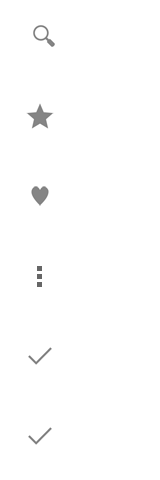
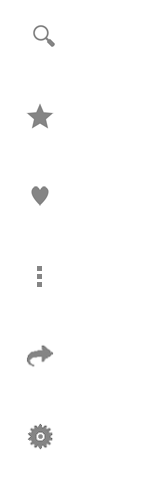
Comparing the layer stacks of the two w=160, h=480 images. Changes:
painted on "Zwischenablage#5" over [28, 427, 52, 445]
painted on "Zwischenablage#4" over [28, 347, 52, 365]
added layer "Zwischenablage#6" above "Zwischenablage#7" over [27, 423, 53, 450]
added layer "Zwischenablage#7" above "Zwischenablage#3" over [26, 344, 54, 367]
"Zwischenablage#3": opacity 100% → 80% over [37, 266, 42, 287]
